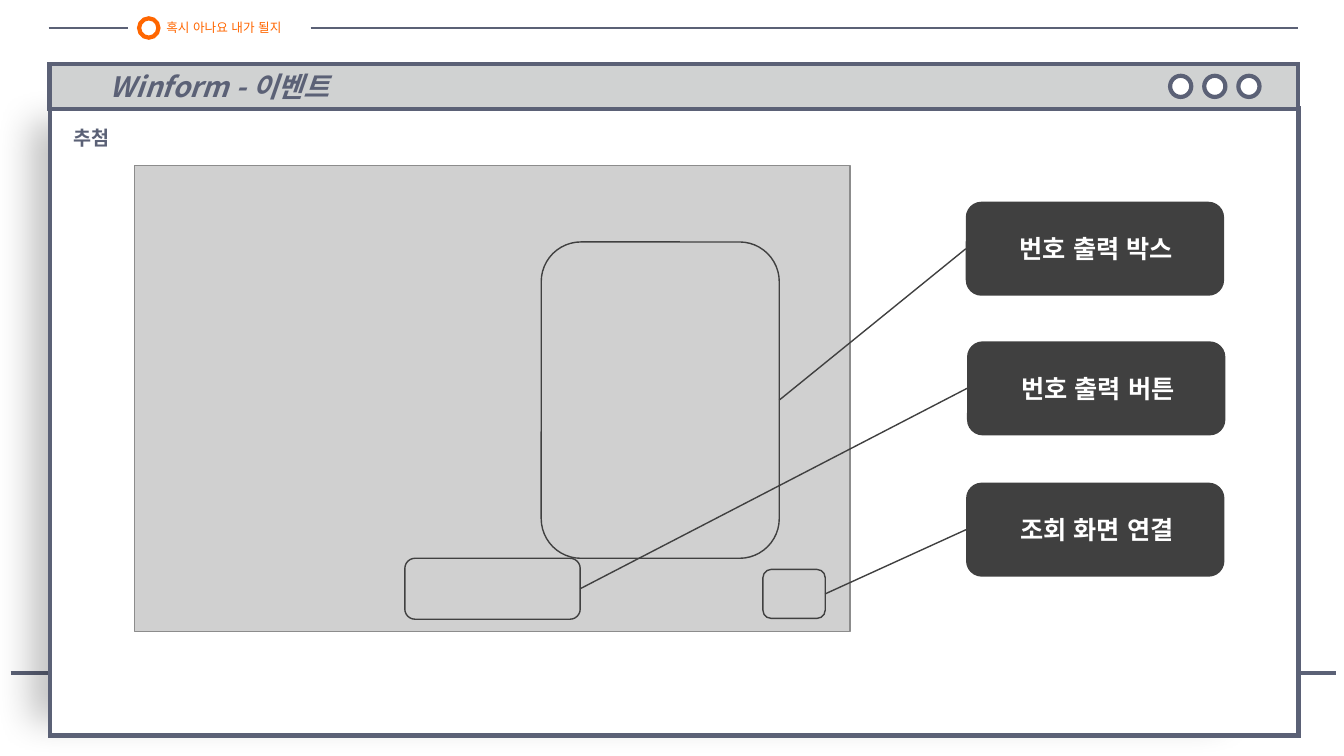
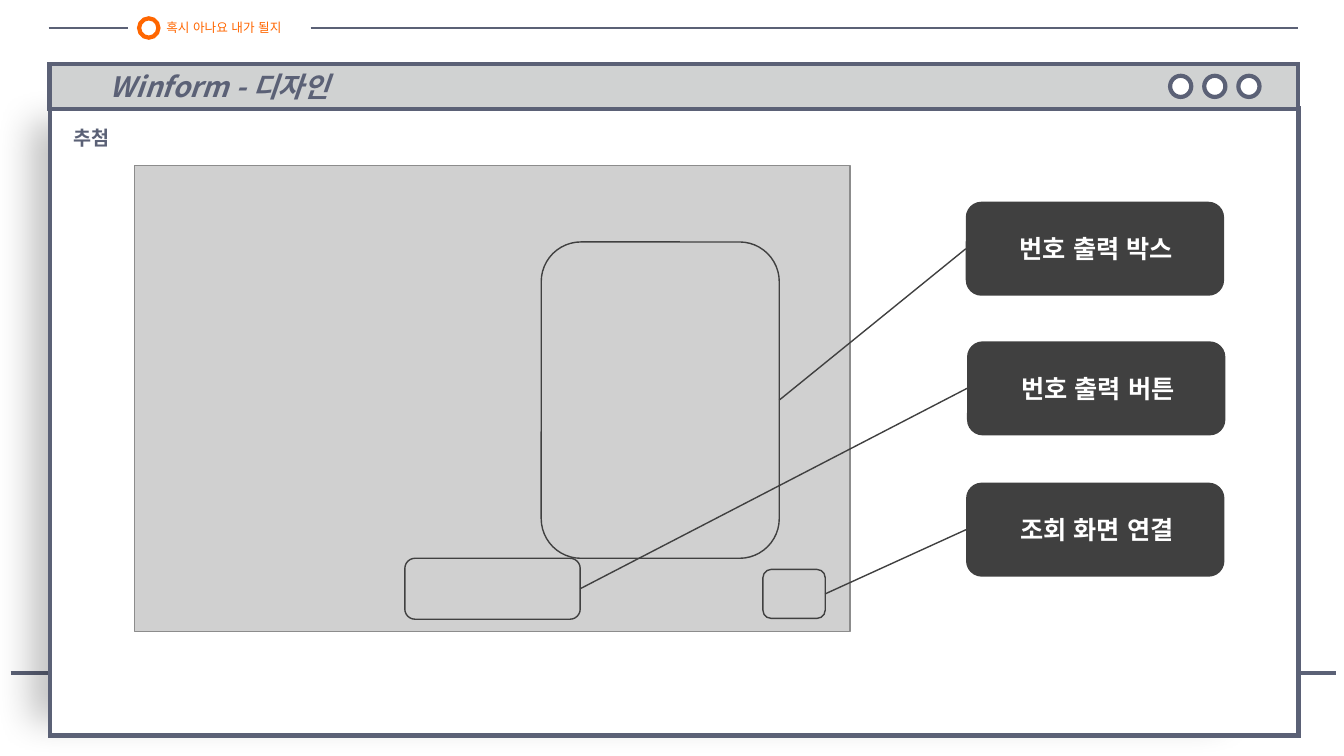
Before and after one commit to galaxy-light/201126-210604, a slide deck: slide 9 of 포트폴리오/로또 번호 추첨기/로또 번호 추첨기 - 양화영.pptx (slide 7 before the commit). Drawn at 1344x756 pixels with LibreOffice and Linux fonts; fonts in the diff are those of the drawing; grey boxes stand for pictures. Boxes give left, top, right and bottom in pixels: in the first picture for what was removed or moved away, otherwise in the second. Text is boxed around its words. In the diff, an @@ line names an element or a change of style, - is before the commit and + after.

```diff
--- a/포트폴리오/로또 번호 추첨기/로또 번호 추첨기 - 양화영.pptx
+++ b/포트폴리오/로또 번호 추첨기/로또 번호 추첨기 - 양화영.pptx
@@ text in rectangle at (110,73,329,100): text changed @@
-  Winform - 이벤트
+  Winform - 디자인
```
Also in this commit, not shown: 3 other slides changed, 2 slides added, 8 other files.
